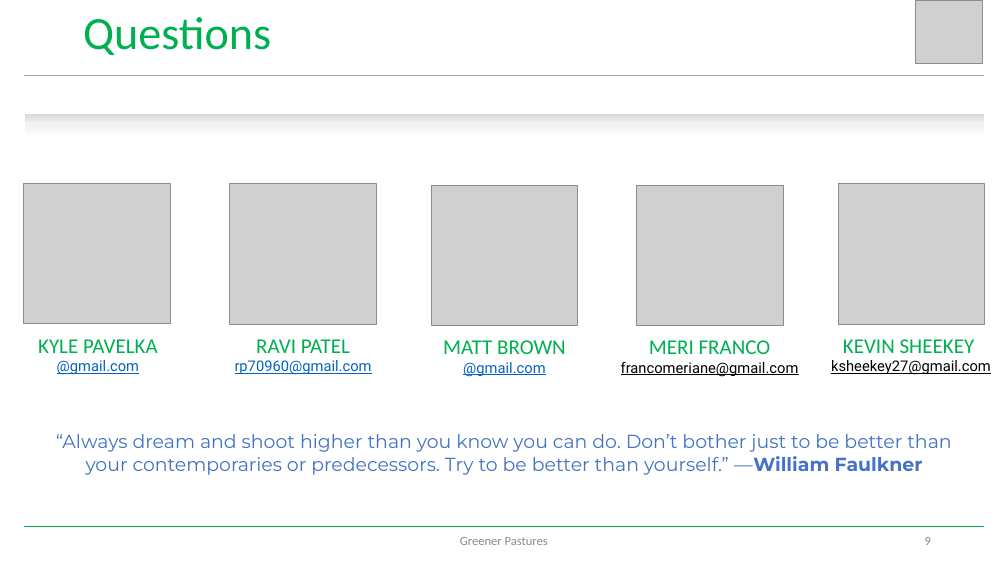
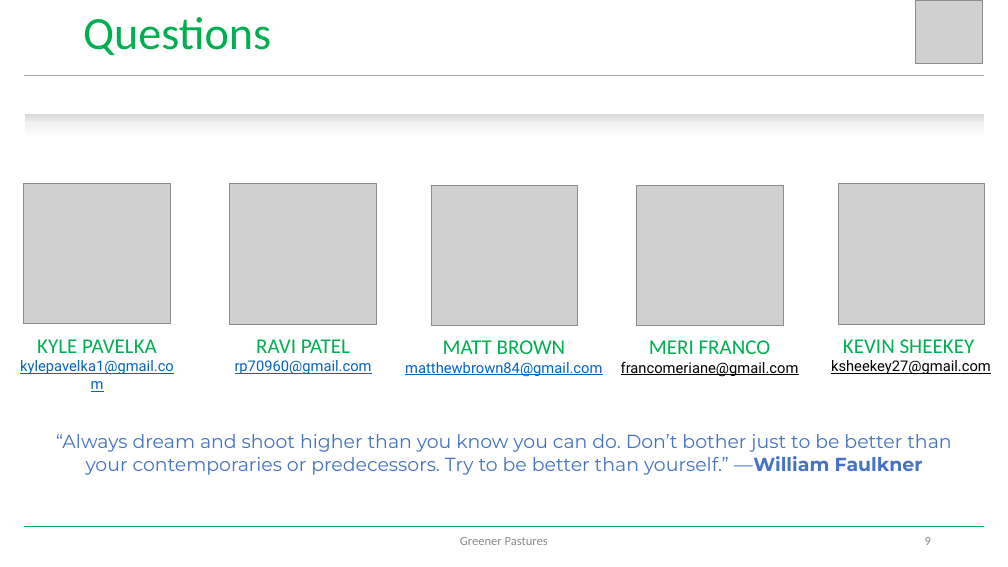
Before and after one commit to Loki-codes/Greener-Pastures, a slide deck: slide 9 of project/Greener Pastures Presentation.pptx. Drawn at 1008x567 pixels with LibreOffice and Linux fonts; fonts in the diff are those of the drawing; grey boxes stand for pictures. Boxes give left, top, right and bottom in pixels: in the first picture for what was removed or moved away, otherwise in the second. Text is boxed around its words. In the diff, an @@ line names an element or a change of style, - is before the commit and + after.

```diff
--- a/project/Greener Pastures Presentation.pptx
+++ b/project/Greener Pastures Presentation.pptx
@@ text "KYLE PAVELKA": place and size @@
-text "KYLE PAVELKA" at <box>38,339,158,375</box>
+text "KYLE PAVELKA" at <box>20,339,372,375</box>
@@ text "MATT BROWN": place and size @@
-text "MATT BROWN" at <box>443,340,566,377</box>
+text "MATT BROWN" at <box>405,340,602,377</box>
@@ text at <box>20,360,372,375</box>: text changed @@
-@gmail.com
+kylepavelka1@gmail.com
@@ text at <box>405,362,602,377</box>: text changed @@
-@gmail.com
+matthewbrown84@gmail.com
```
Also in this commit, not shown: 3 other slides changed, 1 other file.
